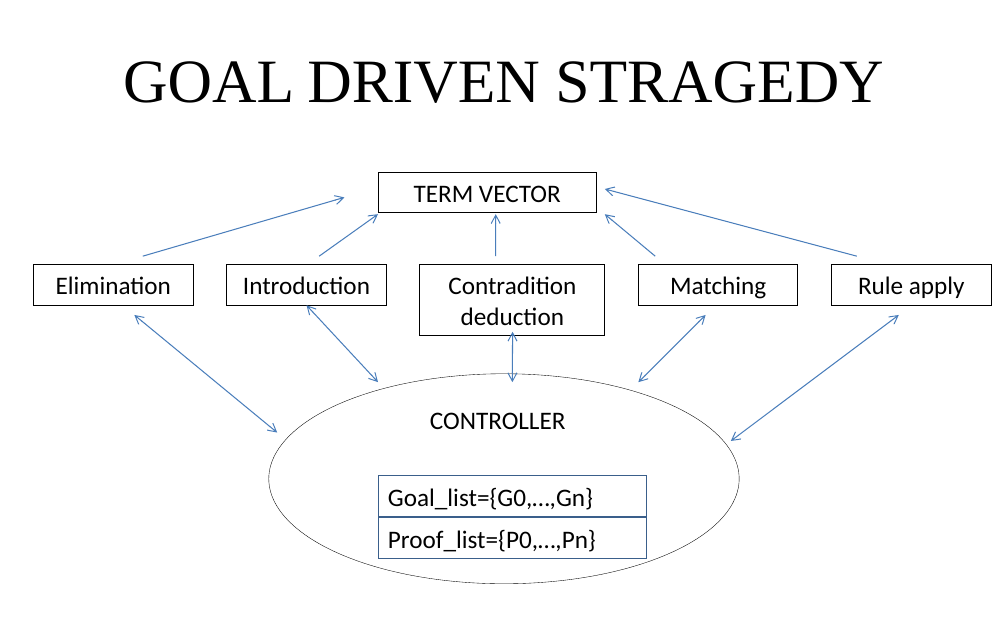
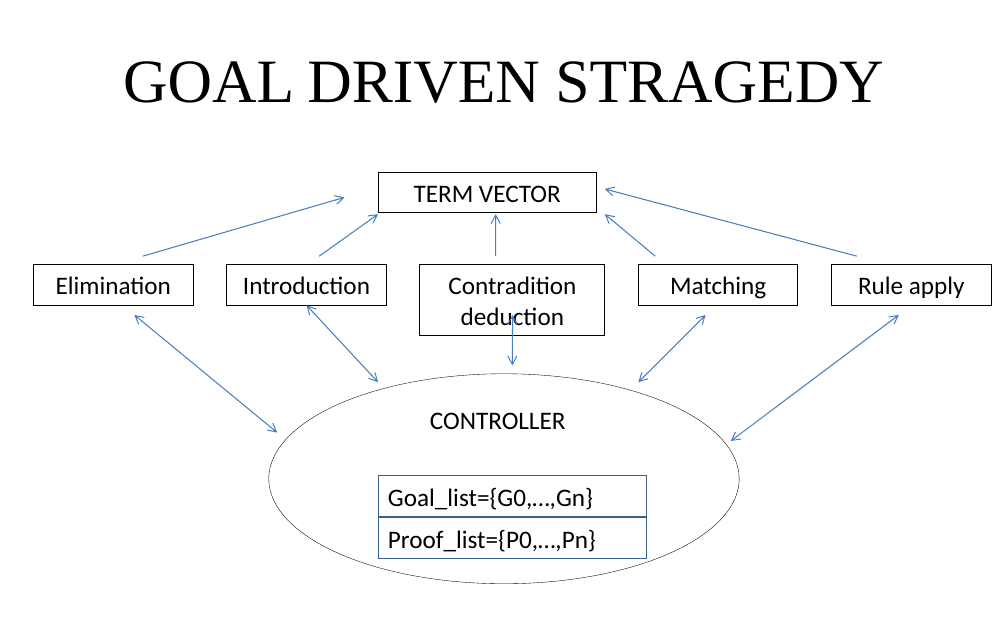
Before and after one commit to giang-rocker/logic, a slide deck: slide 9 of Report/SUY LUẬN TỰ NHIÊN.pptx. Drawn at 1008x630 pixels with LibreOffice and Linux fonts; fonts in the diff are those of the drawing. Boxes give left, top, right and bottom in pixels: in the first picture for what was removed or moved away, otherwise in the second. Text is boxed around its words. In the diff, an @@ line names an element or a change of style, - is before the commit and + after.

```diff
--- a/Report/SUY LUẬN TỰ NHIÊN.pptx
+++ b/Report/SUY LUẬN TỰ NHIÊN.pptx
@@ double arrow moved from (513, 332) - (512, 382) to (513, 314) - (512, 365) @@
```
Also in this commit, not shown: 3 other slides changed.
